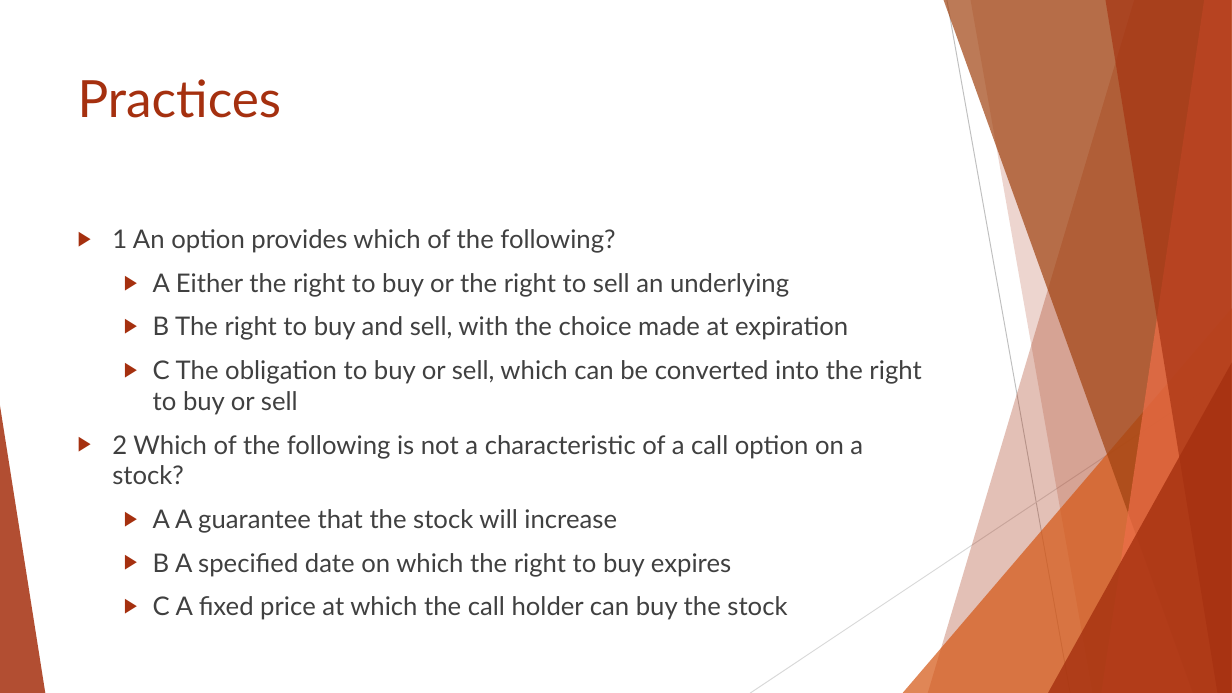
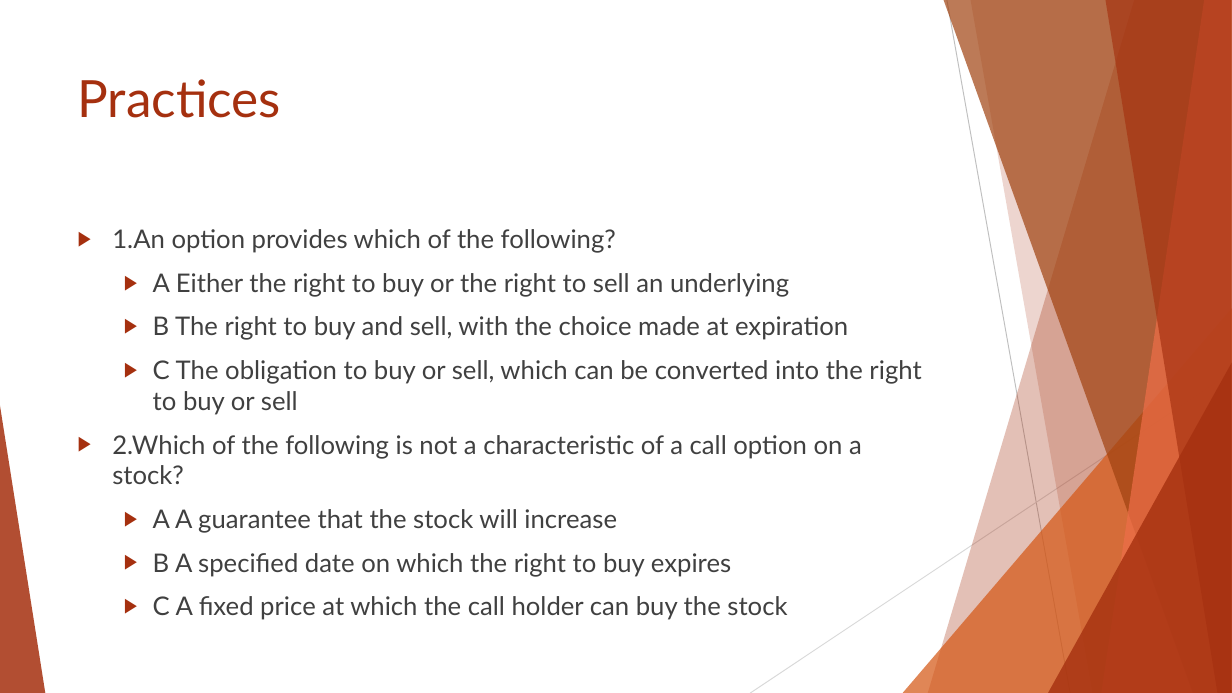
Before and after one commit to Isco0530/data, a slide deck: slide 34 of Reading 45.pptx. Drawn at 1232x693 pixels with LibreOffice and Linux fonts; fonts in the diff are those of the drawing. Boxes give left, top, right and bottom in pixels: in the first picture for what was removed or moved away, otherwise in the second. Text is boxed around its words. In the diff, an @@ line names an element or a change of style, - is before the commit and + after.

```diff
--- a/Reading 45.pptx
+++ b/Reading 45.pptx
@@ text at [112, 229, 616, 253]: text changed @@
-▶ 1 An option provides which of the following?
+▶ 1.An option provides which of the following?
@@ text at [112, 435, 862, 484]: text changed @@
-▶ 2 Which of the following is not a characteristic of a call option on a stock?
+▶ 2.Which of the following is not a characteristic of a call option on a stock?
```
Also in this commit, not shown: 11 other slides changed, 3 slides added.
